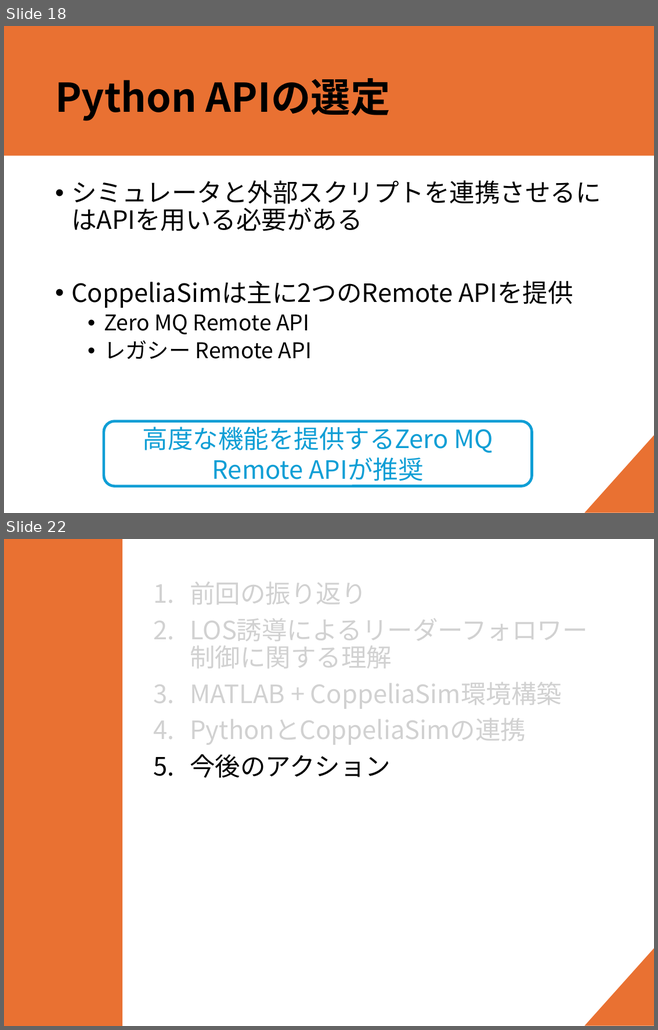
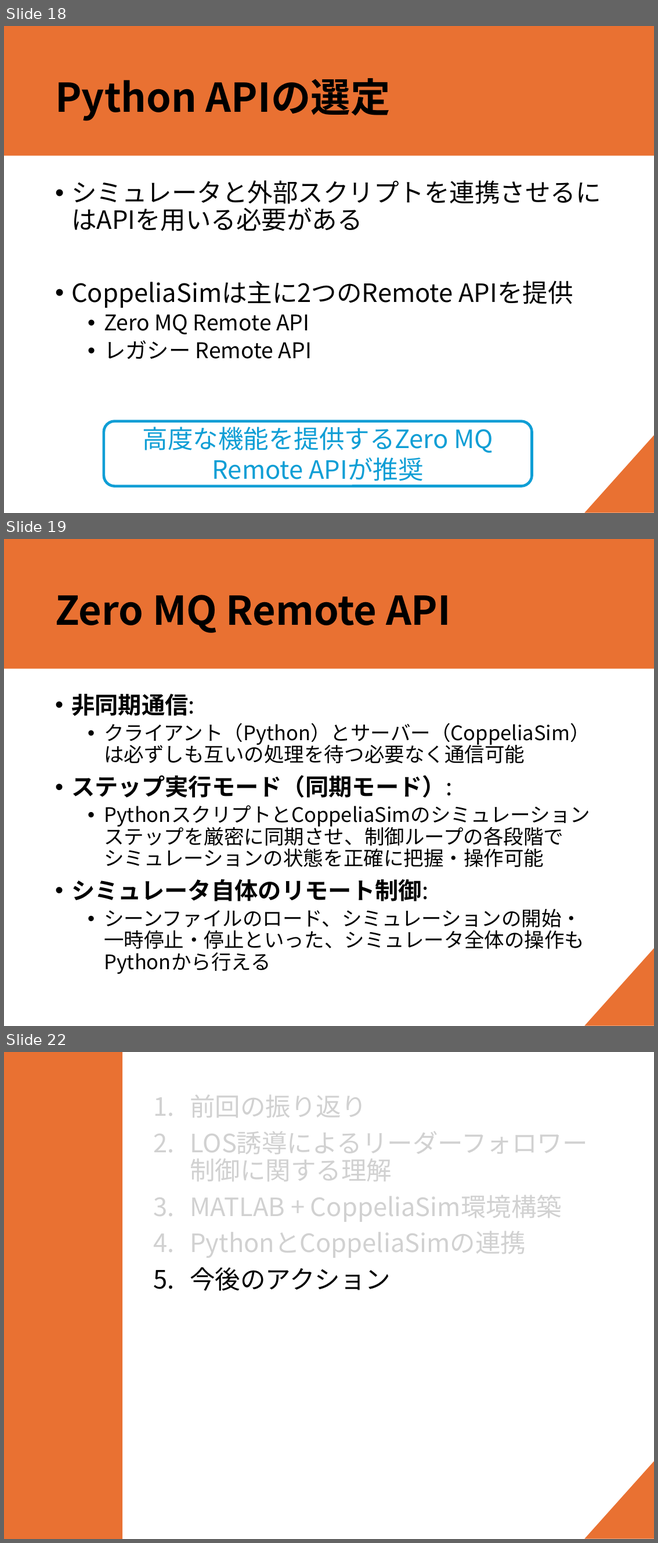
Before and after one commit to forest-book/MatlabLOSFormation, a slide deck: 進捗共有_20250612.pptx. Shown one above the other, each under a label of ours: slides 18 and 22 before the commit, slides 18, 19 and 22 after it; the slides between them are not shown. The pictures are 658x1030 and 658x1543 pixels, drawn with LibreOffice and Linux fonts; fonts in the diff are those of the drawing. Boxes give left, top, right and bottom in pixels: in the first picture for what was removed or moved away, otherwise in the second. Text is boxed around its words. In the diff, an @@ line names an element or a change of style, - is before the commit and + after.

```diff
--- a/進捗共有_20250612.pptx
+++ b/進捗共有_20250612.pptx
@@ slide 19 added at [4, 539, 654, 1026], background #FFFFFF; not listed: 2 template elements that a slide beside it also shows @@
@@ title added at [55, 595, 451, 633], 44 pt, text #000000, bold @@
+Zero MQ Remote API
@@ text added at [71, 694, 590, 974], 22.2 pt, text #000000 @@
+• 非同期通信:
+  • クライアント（Python）とサーバー（CoppeliaSim）は必ずしも互いの処理を待つ必要なく通信可能
+• ステップ実行モード（同期モード）:
+  • PythonスクリプトとCoppeliaSimのシミュレーション
+    ステップを厳密に同期させ、制御ループの各段階で
+    シミュレーションの状態を正確に把握・操作可能
+• シミュレータ自体のリモート制御:
+  • シーンファイルのロード、シミュレーションの開始・
+    一時停止・停止といった、シミュレータ全体の操作もPythonから行える
```
Also in this commit, not shown: 1 other slide added, 2 slides removed.
